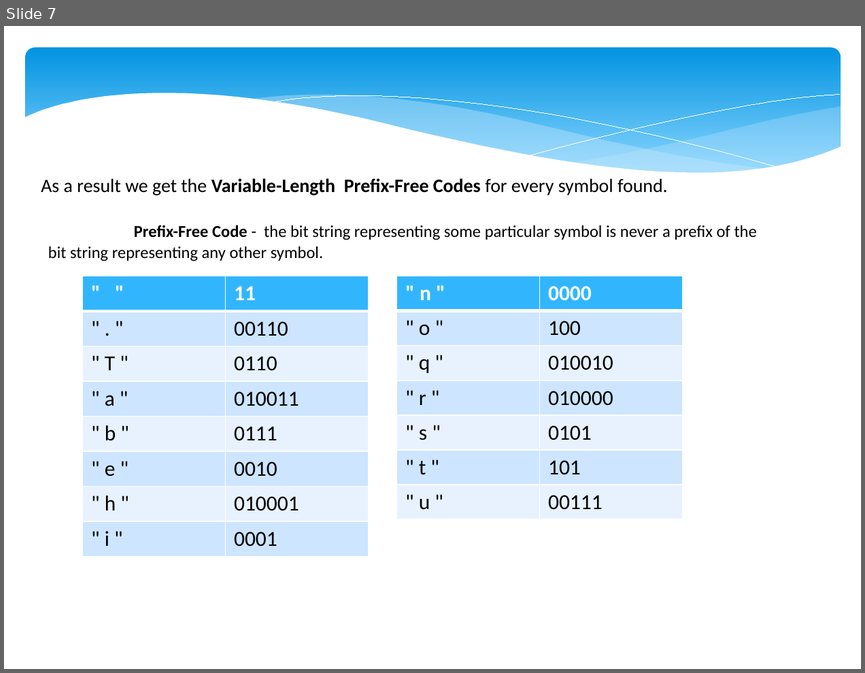
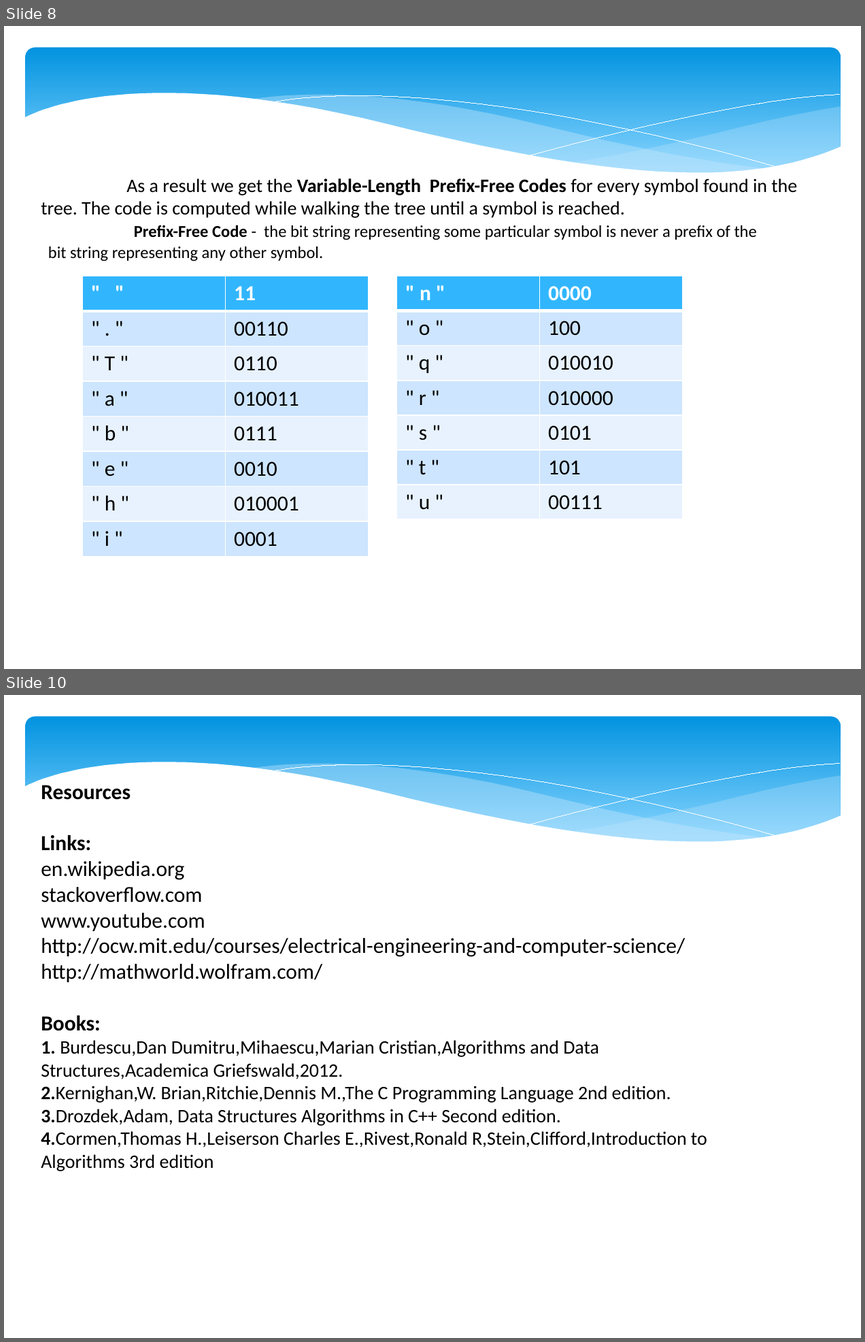
Before and after one commit to mihaescu/ADS, a slide deck: Data-Compression/Huffman.pptx. Shown one above the other, each under a label of ours: slide 7 before the commit, slides 8 and 10 after it; the slides between them are not shown. The pictures are 865x673 and 865x1342 pixels, drawn with LibreOffice and Linux fonts; fonts in the diff are those of the drawing. Boxes give left, top, right and bottom in pixels: in the first picture for what was removed or moved away, otherwise in the second. Text is boxed around its words. In the diff, an @@ line names an element or a change of style, - is before the commit and + after.

```diff
--- a/Data-Compression/Huffman.pptx
+++ b/Data-Compression/Huffman.pptx
@@ slide 10 added at [4,695,861,1338], background #FFFFFF; not listed: 6 template elements that a slide beside it also shows @@
@@ text added at [41,785,707,1171], 16 pt, text #000000 @@
+Resources
+Links:
+en.wikipedia.org
+stackoverflow.com
+www.youtube.com
+http://ocw.mit.edu/courses/electrical-engineering-and-computer-science/
+http://mathworld.wolfram.com/
+Books:
+1. Burdescu,Dan Dumitru,Mihaescu,Marian Cristian,Algorithms and Data Structures,Academica Griefswald,2012.
+2.Kernighan,W. Brian,Ritchie,Dennis M.,The C Programming Language 2nd edition.
+3.Drozdek,Adam, Data Structures Algorithms in C++ Second edition.
+4.Cormen,Thomas H.,Leiserson Charles E.,Rivest,Ronald R,Stein,Clifford,Introduction to Algorithms 3rd edition
@@ what was slide 7 is now slide 8 @@
@@ slide 8 changed as well @@
@@ text at [41,178,797,218]: text changed @@
-As a result we get the Variable-Length Prefix-Free Codes for every symbol found.
+As a result we get the Variable-Length Prefix-Free Codes for every symbol found in the tree. The code is computed while walking the tree until a symbol is reached.
```
Also in this commit, not shown: 7 other slides changed, 2 other slides added, 3 slides removed, 1 other file.
